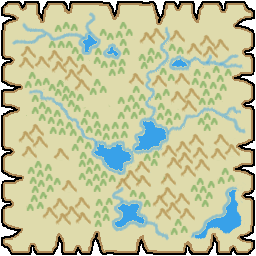
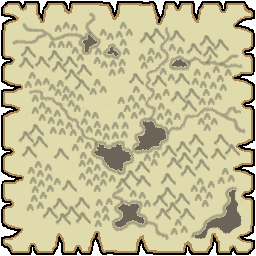
Layers edited between the first and the second w=256, h=256 image:
painted on "terrain" over [11, 12, 246, 241]
